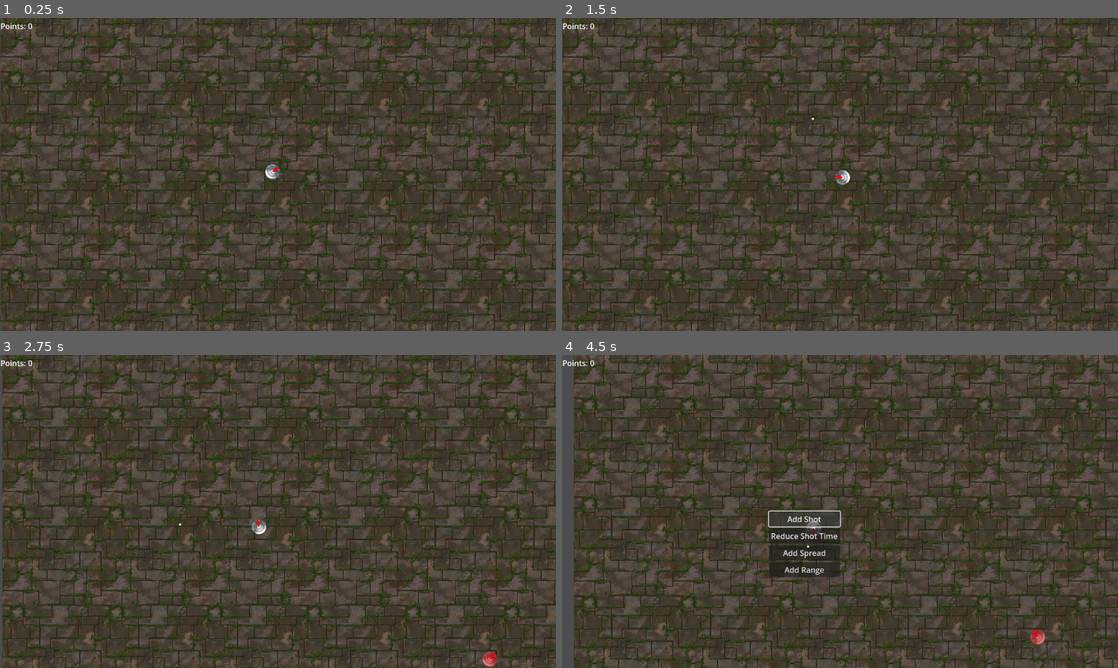
Above: before the commit, frames 1-4 (two rows, left to right).
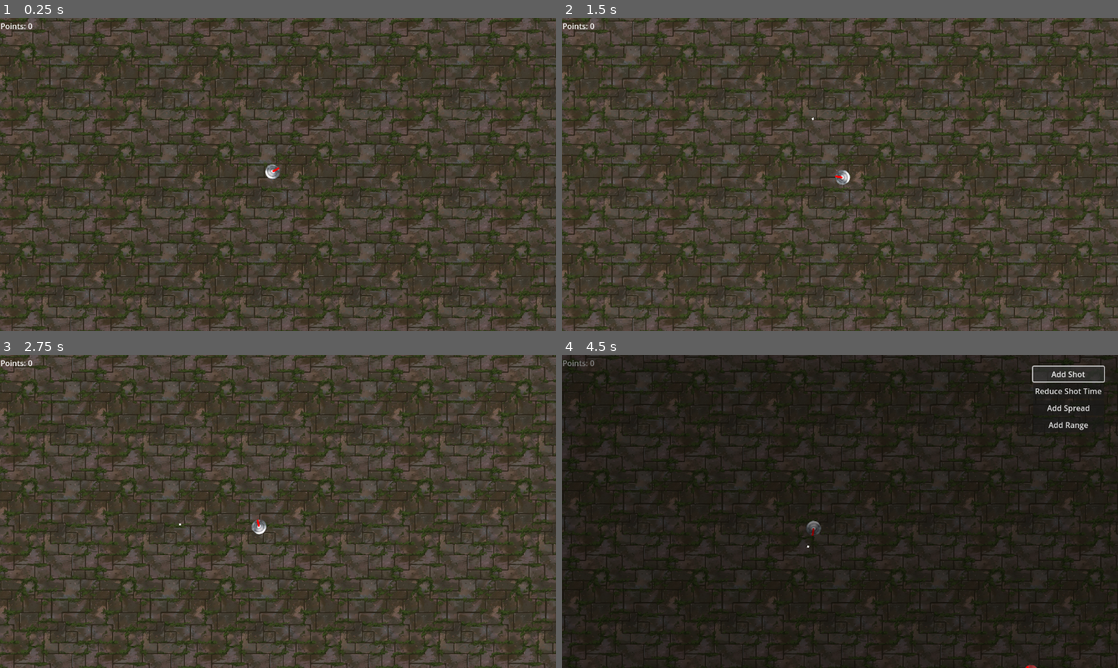
Above: after the commit, the same moments.

Repository: variantc/ShootMan
Game: Godot game, scene res://scenes/world.tscn
The game is run twice, just before and just after one commit, with the same random seed, the same clock (stepped at 60 frames per second) and the same inputs.
Inputs (mouse positions are in pixels of both pictures, inside the frame that each line leads up to):
- Up to frame 1 (0.25 s): no input
- Up to frame 2 (1.5 s): move the mouse to (612, 30) at 0.52 s; hold Right mouse button (RMB) 0.53-1.28 s; move the mouse to (728, 190) at 1.27 s; right-click (728, 190) at 1.35 s
- Up to frame 3 (2.75 s): move the mouse to (333, 442) at 2.02 s; hold Right mouse button (RMB) from 2.03 s (still down)
- Up to frame 4 (4.5 s): move the mouse to (812, 574) at 2.77 s; release Right mouse button (RMB) at 2.78 s; right-click (812, 574) at 2.85 s; move the mouse to (1006, 558) at 3.52 s; hold Right mouse button (RMB) 3.53-4.25 s; tap P (Pause) at 4.15 s; click "Add Shot" at 4.25 s

The runs differ from the first frame. In frame 1, 35% of the frame differs, in the area x 0-100%, y 0-100%; in frame 2, 34%; in frame 3, 34%; in frame 4, 74%.

Commit message:
Updated spawning for moving player

Diff:
--- a/scenes/attack_group.tscn
+++ b/scenes/attack_group.tscn
@@ -35,7 +35,7 @@
 
 [node name="EnemyStandard" parent="." instance=ExtResource("1_xiih4")]
 material = SubResource("ShaderMaterial_w5k1w")
-position = Vector2(615, 335)
+position = Vector2(722, 396)
 speed = 70.0
 health = 20.0
 
@@ -47,13 +47,14 @@
 
 [node name="ColorRect" parent="EnemyStandard" index="2"]
 color = Color(1, 1, 1, 1)
+metadata/_edit_use_anchors_ = true
 
 [node name="AudioStreamPlayer2D" parent="EnemyStandard" index="3"]
 stream = SubResource("AudioStreamRandomizer_yj0ii")
 
 [node name="EnemyStandard2" parent="." instance=ExtResource("1_xiih4")]
 material = SubResource("ShaderMaterial_w5k1w")
-position = Vector2(615, -340)
+position = Vector2(724, -438)
 speed = 70.0
 health = 20.0
 
@@ -65,13 +66,14 @@
 
 [node name="ColorRect" parent="EnemyStandard2" index="2"]
 color = Color(1, 1, 1, 1)
+metadata/_edit_use_anchors_ = true
 
 [node name="AudioStreamPlayer2D" parent="EnemyStandard2" index="3"]
 stream = SubResource("AudioStreamRandomizer_yj0ii")
 
 [node name="EnemyStandard3" parent="." instance=ExtResource("1_xiih4")]
 material = SubResource("ShaderMaterial_w5k1w")
-position = Vector2(-572, -341)
+position = Vector2(-687, -434)
 speed = 70.0
 health = 20.0
 
@@ -83,13 +85,14 @@
 
 [node name="ColorRect" parent="EnemyStandard3" index="2"]
 color = Color(1, 1, 1, 1)
+metadata/_edit_use_anchors_ = true
 
 [node name="AudioStreamPlayer2D" parent="EnemyStandard3" index="3"]
 stream = SubResource("AudioStreamRandomizer_yj0ii")
 
 [node name="EnemyStandard4" parent="." instance=ExtResource("1_xiih4")]
 material = SubResource("ShaderMaterial_w5k1w")
-position = Vector2(-576, 341)
+position = Vector2(-693, 407)
 speed = 70.0
 health = 20.0
 
@@ -101,13 +104,14 @@
 
 [node name="ColorRect" parent="EnemyStandard4" index="2"]
 color = Color(1, 1, 1, 1)
+metadata/_edit_use_anchors_ = true
 
 [node name="AudioStreamPlayer2D" parent="EnemyStandard4" index="3"]
 stream = SubResource("AudioStreamRandomizer_yj0ii")
 
 [node name="EnemyStandard5" parent="." instance=ExtResource("1_xiih4")]
 material = SubResource("ShaderMaterial_w5k1w")
-position = Vector2(-577, -2)
+position = Vector2(-687, -4)
 speed = 70.0
 health = 20.0
 
@@ -119,13 +123,14 @@
 
 [node name="ColorRect" parent="EnemyStandard5" index="2"]
 color = Color(1, 1, 1, 1)
+metadata/_edit_use_anchors_ = true
 
 [node name="AudioStreamPlayer2D" parent="EnemyStandard5" index="3"]
 stream = SubResource("AudioStreamRandomizer_yj0ii")
 
 [node name="EnemyStandard6" parent="." instance=ExtResource("1_xiih4")]
 material = SubResource("ShaderMaterial_w5k1w")
-position = Vector2(-6, -348)
+position = Vector2(-11, -439)
 speed = 70.0
 health = 20.0
 
@@ -137,13 +142,14 @@
 
 [node name="ColorRect" parent="EnemyStandard6" index="2"]
 color = Color(1, 1, 1, 1)
+metadata/_edit_use_anchors_ = true
 
 [node name="AudioStreamPlayer2D" parent="EnemyStandard6" index="3"]
 stream = SubResource("AudioStreamRandomizer_yj0ii")
 
 [node name="EnemyStandard7" parent="." instance=ExtResource("1_xiih4")]
 material = SubResource("ShaderMaterial_w5k1w")
-position = Vector2(13, 342)
+position = Vector2(6, 410)
 speed = 70.0
 health = 20.0
 
@@ -155,8 +161,28 @@
 
 [node name="ColorRect" parent="EnemyStandard7" index="2"]
 color = Color(1, 1, 1, 1)
+metadata/_edit_use_anchors_ = true
 
 [node name="AudioStreamPlayer2D" parent="EnemyStandard7" index="3"]
+stream = SubResource("AudioStreamRandomizer_yj0ii")
+
+[node name="EnemyStandard8" parent="." instance=ExtResource("1_xiih4")]
+material = SubResource("ShaderMaterial_w5k1w")
+position = Vector2(735, -28)
+speed = 70.0
+health = 20.0
+
+[node name="CollisionShape2D" parent="EnemyStandard8" index="0"]
+shape = SubResource("CircleShape2D_gelfa")
+
+[node name="Sprite2D" parent="EnemyStandard8" index="1"]
+material = SubResource("ShaderMaterial_q65ld")
+
+[node name="ColorRect" parent="EnemyStandard8" index="2"]
+color = Color(1, 1, 1, 1)
+metadata/_edit_use_anchors_ = true
+
+[node name="AudioStreamPlayer2D" parent="EnemyStandard8" index="3"]
 stream = SubResource("AudioStreamRandomizer_yj0ii")
 
 [editable path="EnemyStandard"]
@@ -166,3 +192,4 @@
 [editable path="EnemyStandard5"]
 [editable path="EnemyStandard6"]
 [editable path="EnemyStandard7"]
+[editable path="EnemyStandard8"]
--- /dev/null
+++ b/scenes/bullet_destroyers_NOT_USED.tscn
@@ -0,0 +1,48 @@
+[gd_scene load_steps=4 format=3 uid="uid://cmkwxw6xesyb6"]
+
+[ext_resource type="Script" path="res://scripts/bullet_destroyers.gd" id="1_syarf"]
+
+[sub_resource type="RectangleShape2D" id="RectangleShape2D_4173a"]
+size = Vector2(40.5, 701)
+
+[sub_resource type="RectangleShape2D" id="RectangleShape2D_5iijj"]
+size = Vector2(1195, 32)
+
+[node name="BulletDestroyers" type="Node" node_paths=PackedStringArray("destroyers")]
+script = ExtResource("1_syarf")
+destroyers = [NodePath("Area2D"), NodePath("Area2D2"), NodePath("Area2D3"), NodePath("Area2D4")]
+
+[node name="Area2D" type="Area2D" parent="."]
+collision_layer = 8
+collision_mask = 4
+
+[node name="CollisionShape2D" type="CollisionShape2D" parent="Area2D"]
+position = Vector2(-24, 325)
+shape = SubResource("RectangleShape2D_4173a")
+
+[node name="Area2D2" type="Area2D" parent="."]
+position = Vector2(1187, 2)
+collision_layer = 8
+collision_mask = 4
+
+[node name="CollisionShape2D" type="CollisionShape2D" parent="Area2D2"]
+position = Vector2(-3, 331.5)
+shape = SubResource("RectangleShape2D_4173a")
+
+[node name="Area2D3" type="Area2D" parent="."]
+position = Vector2(590, -331)
+collision_layer = 8
+collision_mask = 4
+
+[node name="CollisionShape2D" type="CollisionShape2D" parent="Area2D3"]
+position = Vector2(-12, 303)
+shape = SubResource("RectangleShape2D_5iijj")
+
+[node name="Area2D4" type="Area2D" parent="."]
+position = Vector2(590, 348)
+collision_layer = 8
+collision_mask = 4
+
+[node name="CollisionShape2D" type="CollisionShape2D" parent="Area2D4"]
+position = Vector2(-16, 333)
+shape = SubResource("RectangleShape2D_5iijj")
--- a/scenes/world.tscn
+++ b/scenes/world.tscn
@@ -11,18 +11,11 @@
 [ext_resource type="Script" path="res://scripts/score_text.gd" id="6_86sgh"]
 [ext_resource type="PackedScene" uid="uid://dhy2erh2732mq" path="res://scenes/drop_standard.tscn" id="6_llsii"]
 [ext_resource type="PackedScene" uid="uid://ckskkkn4w07o3" path="res://scenes/enemy_spiral.tscn" id="7_gpqxu"]
-[ext_resource type="Script" path="res://scripts/bullet_destroyers.gd" id="8_o2mvc"]
 [ext_resource type="PackedScene" uid="uid://d264gao7bbsgt" path="res://scenes/attack_group.tscn" id="11_x2le3"]
 [ext_resource type="Script" path="res://resources/bullet_resource.gd" id="12_wuvgv"]
 [ext_resource type="Script" path="res://resources/gun_resource.gd" id="13_ysug8"]
 [ext_resource type="Script" path="res://scenes/camera_2d.gd" id="15_3cbjm"]
 [ext_resource type="Script" path="res://scripts/GUI_controller.gd" id="15_jq3j3"]
-
-[sub_resource type="RectangleShape2D" id="RectangleShape2D_4173a"]
-size = Vector2(40.5, 701)
-
-[sub_resource type="RectangleShape2D" id="RectangleShape2D_5iijj"]
-size = Vector2(1195, 32)
 
 [sub_resource type="Resource" id="Resource_4d4ci"]
 script = ExtResource("12_wuvgv")
@@ -45,52 +38,6 @@
 [node name="World" type="Node2D"]
 script = ExtResource("1_rlksj")
 
-[node name="BulletDestroyers" type="Node" parent="." node_paths=PackedStringArray("destroyers")]
-script = ExtResource("8_o2mvc")
-destroyers = [NodePath("Area2D"), NodePath("Area2D2"), NodePath("Area2D3"), NodePath("Area2D4")]
-
-[node name="Area2D" type="Area2D" parent="BulletDestroyers"]
-collision_layer = 8
-collision_mask = 4
-
-[node name="CollisionShape2D" type="CollisionShape2D" parent="BulletDestroyers/Area2D"]
-position = Vector2(-24, 325)
-shape = SubResource("RectangleShape2D_4173a")
-
-[node name="Area2D2" type="Area2D" parent="BulletDestroyers"]
-position = Vector2(1187, 2)
-collision_layer = 8
-collision_mask = 4
-
-[node name="CollisionShape2D" type="CollisionShape2D" parent="BulletDestroyers/Area2D2"]
-position = Vector2(-3, 331.5)
-shape = SubResource("RectangleShape2D_4173a")
-
-[node name="Area2D3" type="Area2D" parent="BulletDestroyers"]
-position = Vector2(590, -331)
-collision_layer = 8
-collision_mask = 4
-
-[node name="CollisionShape2D" type="CollisionShape2D" parent="BulletDestroyers/Area2D3"]
-position = Vector2(-12, 303)
-shape = SubResource("RectangleShape2D_5iijj")
-
-[node name="Area2D4" type="Area2D" parent="BulletDestroyers"]
-position = Vector2(590, 348)
-collision_layer = 8
-collision_mask = 4
-
-[node name="CollisionShape2D" type="CollisionShape2D" parent="BulletDestroyers/Area2D4"]
-position = Vector2(-16, 333)
-shape = SubResource("RectangleShape2D_5iijj")
-
-[node name="Ground" type="TextureRect" parent="."]
-offset_right = 11550.0
-offset_bottom = 6700.0
-scale = Vector2(0.2, 0.2)
-texture = ExtResource("1_b545p")
-stretch_mode = 1
-
 [node name="UpgradeManager" type="Node" parent="." node_paths=PackedStringArray("score_text")]
 script = ExtResource("4_88rj6")
 score_text = NodePath("../Camera2D/GUI/ScoreText")
@@ -110,10 +57,20 @@
 attack_group_scene = ExtResource("11_x2le3")
 spawn_enemy_standard_time = 2.0
 spawn_enemy_spiral_time = 15.0
-spawn_group_time = 60.0
+spawn_group_time = 5.0
 spawn_inc_time = 60.0
 
+[node name="Ground" type="TextureRect" parent="."]
+offset_left = -3867.0
+offset_top = -2921.0
+offset_right = 38618.0
+offset_bottom = 31574.0
+scale = Vector2(0.2, 0.2)
+texture = ExtResource("1_b545p")
+stretch_mode = 1
+
 [node name="Player" parent="." instance=ExtResource("2_gkc74")]
+unique_name_in_owner = true
 position = Vector2(575, 350)
 slide_on_ceiling = false
 floor_stop_on_slope = false
@@ -134,6 +91,7 @@
 
 [node name="ScoreText" type="RichTextLabel" parent="Camera2D/GUI"]
 unique_name_in_owner = true
+layout_mode = 0
 offset_left = -575.0
 offset_top = -319.0
 offset_right = -376.0
@@ -144,16 +102,12 @@
 
 [node name="PauseScreen" type="Control" parent="Camera2D/GUI"]
 unique_name_in_owner = true
-visible = false
 layout_mode = 1
-anchors_preset = 15
-anchor_right = 1.0
-anchor_bottom = 1.0
-grow_horizontal = 2
-grow_vertical = 2
+anchors_preset = 0
 mouse_filter = 2
 
 [node name="ColorRect" type="ColorRect" parent="Camera2D/GUI/PauseScreen"]
+custom_minimum_size = Vector2(2000, 2000)
 layout_mode = 1
 anchors_preset = 15
 anchor_right = 1.0
@@ -162,16 +116,14 @@
 grow_vertical = 2
 size_flags_horizontal = 6
 size_flags_vertical = 6
-color = Color(0, 0, 0, 0.501961)
+color = Color(0, 0, 0, 0.478431)
 
 [node name="VBoxContainer" type="VBoxContainer" parent="Camera2D/GUI/PauseScreen"]
-layout_mode = 1
-anchors_preset = 1
-anchor_left = 1.0
-anchor_right = 1.0
-offset_left = -147.0
-offset_bottom = 136.0
-grow_horizontal = 0
+layout_mode = 0
+offset_left = 400.0
+offset_top = -300.0
+offset_right = 547.0
+offset_bottom = -164.0
 
 [node name="ShotButton" type="Button" parent="Camera2D/GUI/PauseScreen/VBoxContainer"]
 unique_name_in_owner = true
--- a/scripts/GUI_controller.gd
+++ b/scripts/GUI_controller.gd
@@ -9,6 +9,8 @@
 func _ready():
 	# Make GUI non-pausing
 	process_mode = Node.PROCESS_MODE_ALWAYS
+
+	%PauseScreen.visible = false
 
 	# Initialize dictionary in _ready when nodes are available
 	upgrades = {
--- a/scripts/enemy_spawner.gd
+++ b/scripts/enemy_spawner.gd
@@ -58,8 +58,10 @@
 func _spawn_attack_group():
 	var attack_group = attack_group_scene.instantiate()
 	self.add_child(attack_group)
+	attack_group.global_position = %Player.global_position
 	for enemy : EnemyStandard in attack_group.get_children():
-		_setup_enemy(enemy, enemy.global_position)
+		enemy.world = world
+		#_setup_enemy(enemy, enemy.global_position)
 
 
 func _spawn_enemy(enemy_scene : PackedScene):
@@ -79,17 +81,21 @@
 	var screen_width = viewport_rect.size.x
 	var screen_height = viewport_rect.size.y
 
-	var offset := 25.0
+	var offset := 100.0
+
+	var temp_pos
 
 	match randi() % 4:
 		0: # Top edge
-			return Vector2(randf() * screen_width + offset, -offset)
+			temp_pos = Vector2(randf() * screen_width + offset, -offset)
 		1: # Bottom edge
-			return Vector2(randf() * screen_width, screen_height + offset)
+			temp_pos = Vector2(randf() * screen_width, screen_height + offset)
 		2: # Left edge
-			return Vector2(-offset, randf() * screen_height)
+			temp_pos = Vector2(-offset, randf() * screen_height)
 		3: # Right edge
-			return Vector2(screen_width + offset, randf() * screen_height)
+			temp_pos = Vector2(screen_width + offset, randf() * screen_height)
+
+	return temp_pos + %Player.global_position - %Player.start_pos
 
 
 func _on_enemy_killed(enemy : EnemyStandard):
--- a/scripts/player.gd
+++ b/scripts/player.gd
@@ -13,8 +13,12 @@
 
 var counter := 0.0
 
+var start_pos : Vector2
+
 func _ready():
 	SignalBus.apply_upgrade.connect(_on_apply_upgrade)
+
+	start_pos = global_position
 
 
 func _on_apply_upgrade(upgrade_type: int, amount: float, operation: int):
--- a/scripts/world.gd
+++ b/scripts/world.gd
@@ -15,7 +15,6 @@
 	SignalBus.drop_to_player.connect(_on_drop_to_player)
 	SignalBus.drop_picked_up.connect(_on_drop_pickedup)
 	SignalBus.enemy_killed.connect(_on_enemy_killed)
-	print(get_tree().root.get_child_count())
 
 
 func _on_enemy_killed(enemy, audio):
Not shown: 1 places in scenes/world.tscn that only renumber resources
